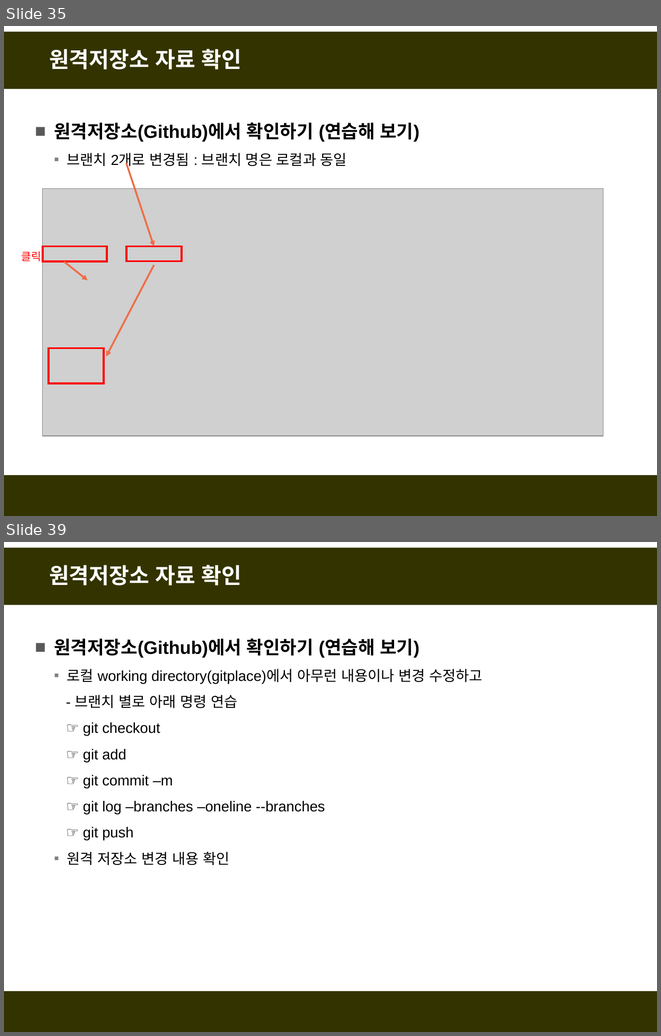
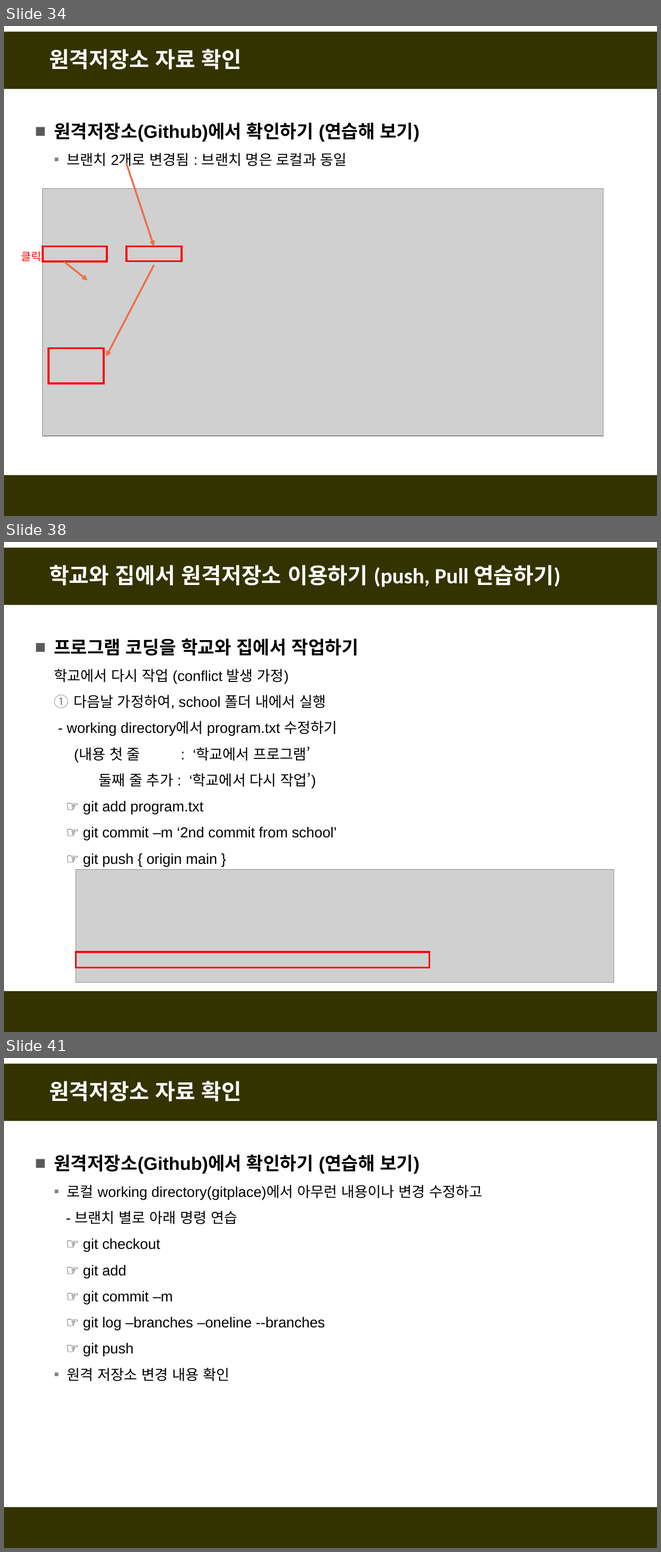
Before and after one commit to fasthill/github-lecture, a slide deck: git및github첫걸음2-원격저장소만들기.pptx. Shown one above the other, each under a label of ours: slides 35 and 39 before the commit, slides 34, 38 and 41 after it; the slides between them are not shown. The pictures are 661x1036 and 661x1552 pixels, drawn with LibreOffice and Linux fonts; fonts in the diff are those of the drawing; grey boxes stand for pictures. Boxes give left, top, right and bottom in pixels: in the first picture for what was removed or moved away, otherwise in the second. Text is boxed around its words. In the diff, an @@ line names an element or a change of style, - is before the commit and + after.

```diff
--- a/git및github첫걸음2-원격저장소만들기.pptx
+++ b/git및github첫걸음2-원격저장소만들기.pptx
@@ slide 38 added at (4, 542, 657, 1032), background #FFFFFF; not listed: 2 template elements that a slide beside it also shows @@
@@ title added at (49, 565, 560, 587), 24 pt, text #FFFFFF, bold @@
+학교와 집에서 원격저장소 이용하기 (push, Pull 연습하기)
@@ text added at (54, 638, 359, 866), 16 pt, text #000000 @@
+■ 프로그램 코딩을 학교와 집에서 작업하기
+  학교에서 다시 작업 (conflict 발생 가정)
+  1. 다음날 가정하여, school 폴더 내에서 실행
+  - working directory에서 program.txt 수정하기
+  (내용 첫 줄 : ‘학교에서 프로그램’
+  둘째 줄 추가 : ‘학교에서 다시 작업’)
+  ☞ git add program.txt
+  ☞ git commit –m ‘2nd commit from school’
+  ☞ git push { origin main }
@@ picture added at (76, 869, 614, 982) @@
@@ rectangle added at (76, 951, 429, 967), outline #FF0000 2 pt @@
@@ what was slide 35 is now slide 34 @@
@@ what was slide 39 is now slide 41 @@
```
Also in this commit, not shown: 3 slides changed, 2 other slides added, 1 slide removed.
